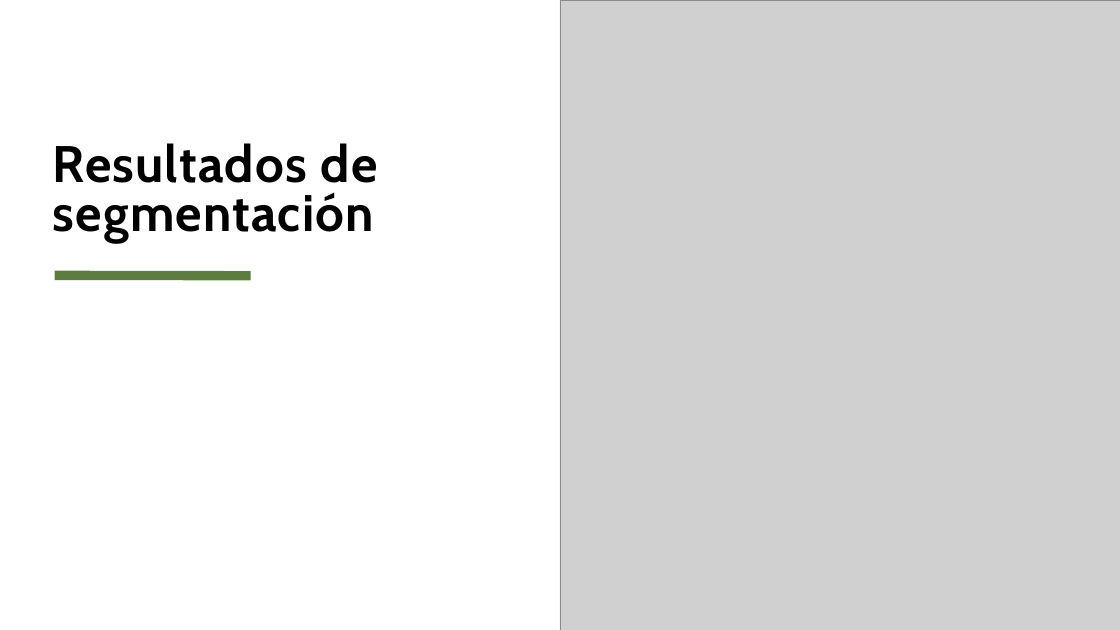
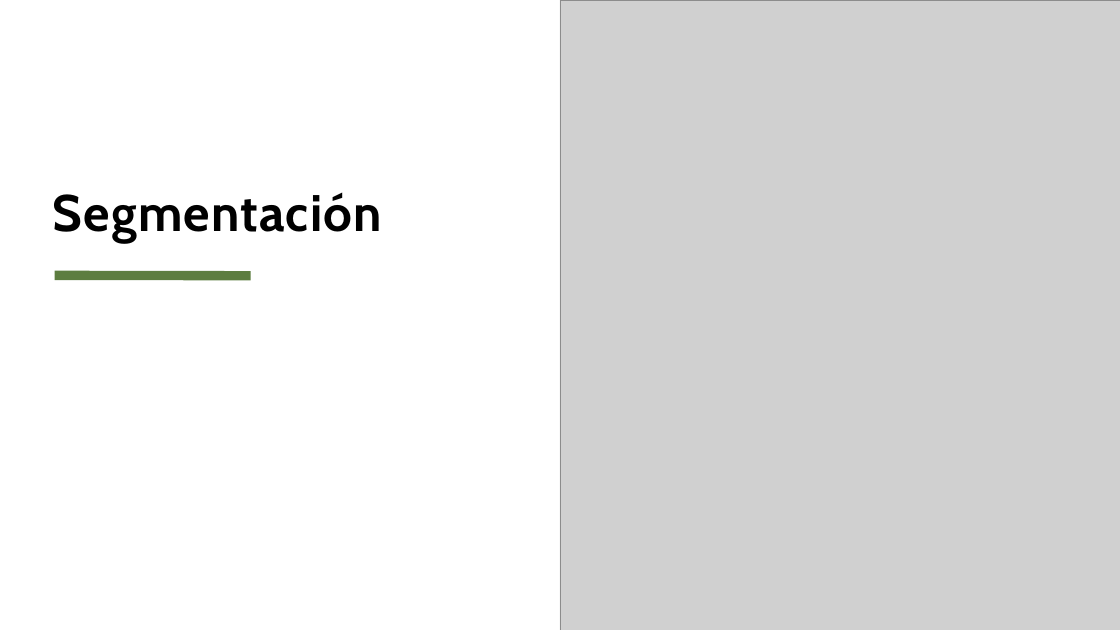
Before and after one commit to gustavozantut/MeLi_DA_Case, a slide deck: slide 10 of Segmentación de Vendedores en Mercado Libre.pptx. Drawn at 1120x630 pixels with LibreOffice and Linux fonts; fonts in the diff are those of the drawing; grey boxes stand for pictures. Boxes give left, top, right and bottom in pixels: in the first picture for what was removed or moved away, otherwise in the second. Text is boxed around its words. In the diff, an @@ line names an element or a change of style, - is before the commit and + after.

```diff
--- a/Segmentación de Vendedores en Mercado Libre.pptx
+++ b/Segmentación de Vendedores en Mercado Libre.pptx
@@ title at <box>53,192,382,242</box>: text changed @@
-Resultados de segmentación
+Segmentación
```
Also in this commit, not shown: 1 other slide changed, 2 slides added, 1 slide removed.
